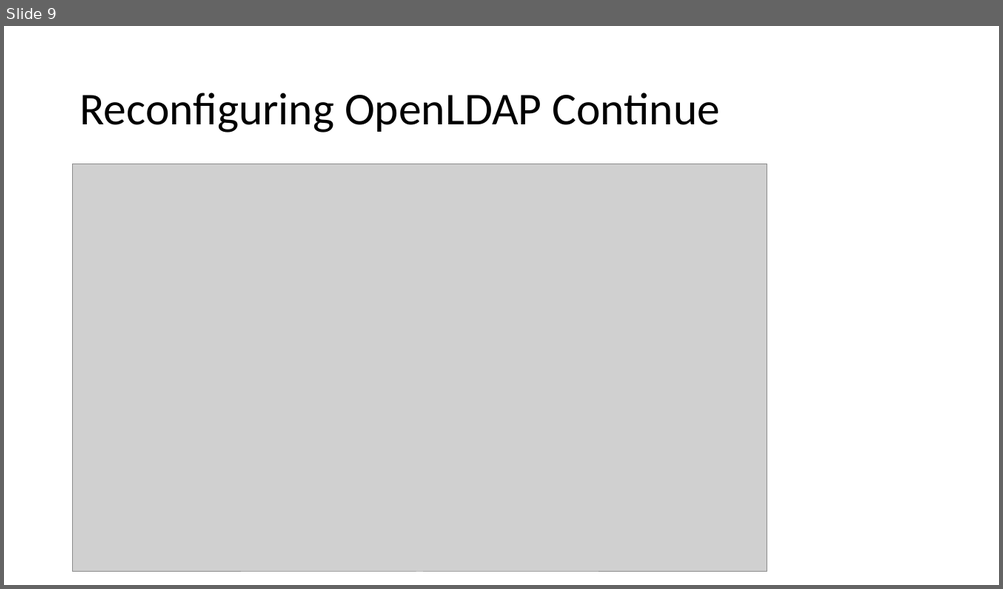
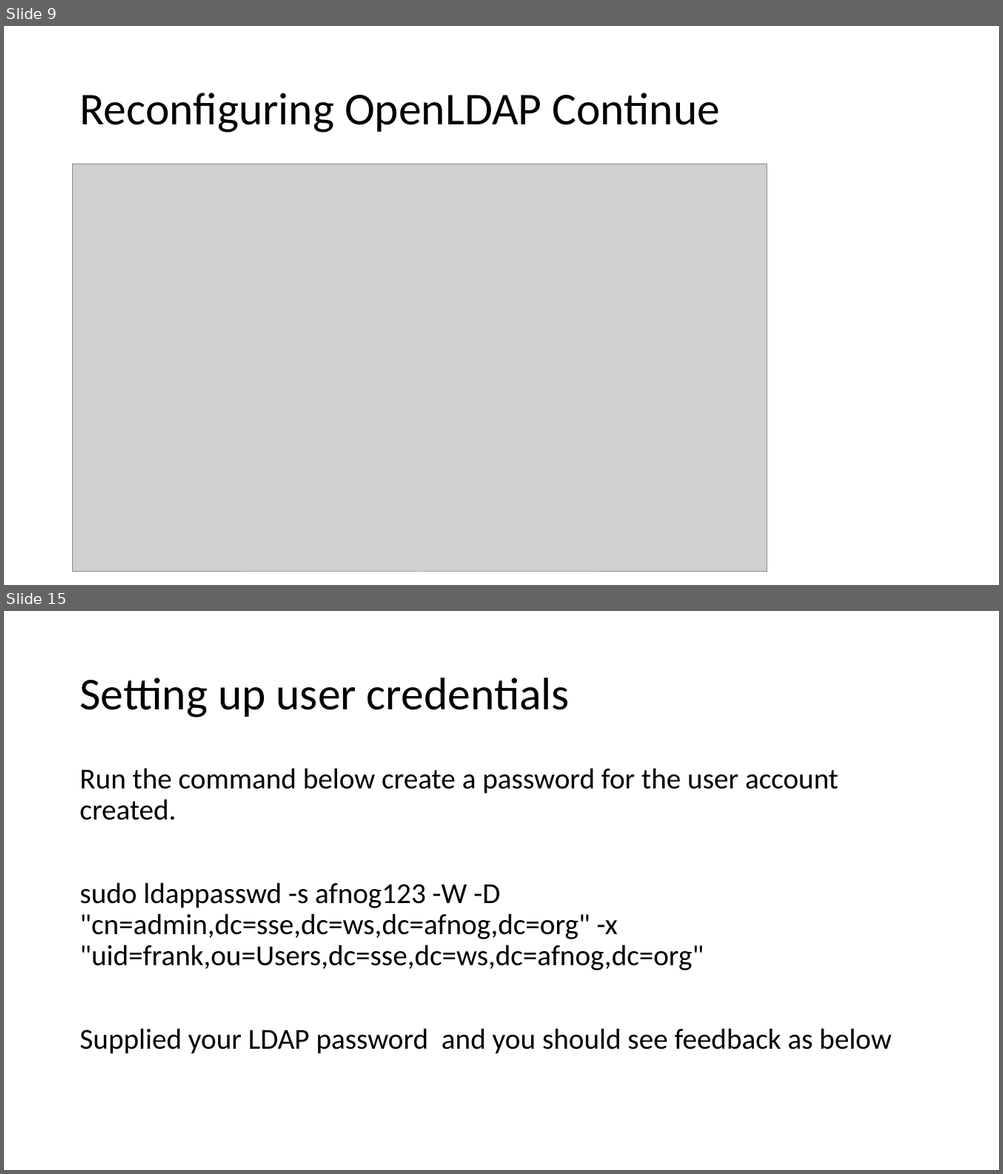
Before and after one commit to afnog/sse, a slide deck: ldap/Openldap exercise.pptx. Shown one above the other, each under a label of ours: slide 9 before the commit, slides 9 and 15 after it; the slides between them are not shown. The pictures are 1003x589 and 1003x1174 pixels, drawn with LibreOffice and Linux fonts; fonts in the diff are those of the drawing; grey boxes stand for pictures. Boxes give left, top, right and bottom in pixels: in the first picture for what was removed or moved away, otherwise in the second. Text is boxed around its words. In the diff, an @@ line names an element or a change of style, - is before the commit and + after.

```diff
--- a/ldap/Openldap exercise.pptx
+++ b/ldap/Openldap exercise.pptx
@@ slide 15 added at [4, 611, 999, 1170], background #FFFFFF @@
@@ title added at [79, 678, 569, 718], 44 pt, text #000000 @@
+Setting up user credentials
@@ text added at [79, 768, 891, 1054], 28 pt, text #000000 @@
+Run the command below create a password for the user account created.
+sudo ldappasswd -s afnog123 -W -D "cn=admin,dc=sse,dc=ws,dc=afnog,dc=org" -x "uid=frank,ou=Users,dc=sse,dc=ws,dc=afnog,dc=org"
+Supplied your LDAP password and you should see feedback as below
```
Also in this commit, not shown: 4 slides changed, 6 other slides added, 24 slides removed.
